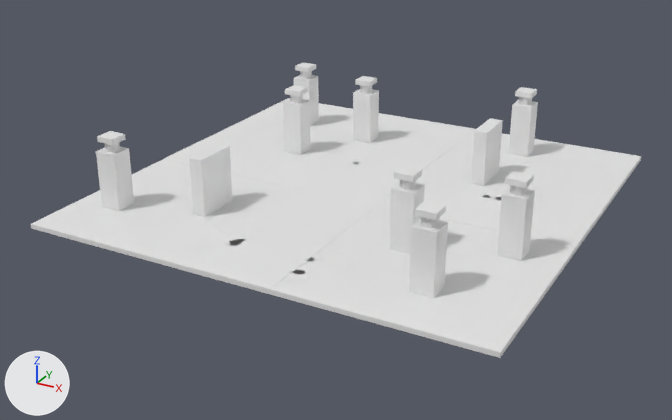
What one commit did to the FBX model Assets/Art/Models/SH10_L08_Floor.fbx.
Rendered twice from a camera (50 mm lens) standing at (17.5, -34.2, 15.7) and looking at (-0.6, -1.4, -0.7). Every picture has the same lights, and +X, +Y and +Z are marked at lower left. The first picture is the older version.

Names of what the first picture shows: 'SH10_L08_Floor', 'SH10_L08_Floor_Blockers', 'SH10_L08_Floor_Obstacles'.
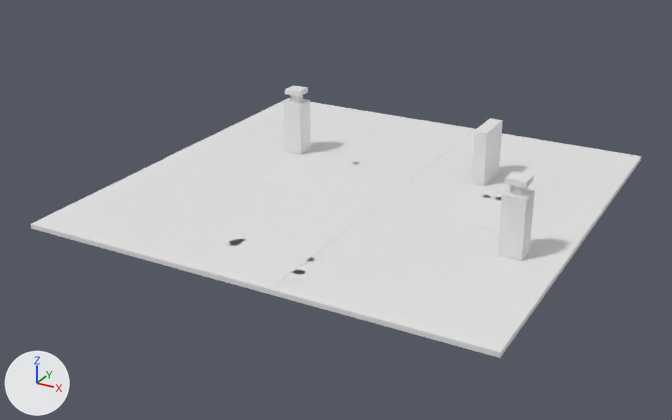
What the commit changed:
me_cube_398 is used by ob_sh10_l08_floor_blockers; location (0.0, 0.0, 0.0).
me_cube_398 had 80 vertices, 60 faces and spanned x -8.6..8.5, y -7.8..8.2, z 0.0..2.5.
me_cube_398 now has 24 vertices, 18 faces and spans x -5.5..8.5, y -3.6..4.7, z 0.0..2.5.
me_cube_398 part 2: 7 loose pieces with 56 vertices, spanning x -8.6..6.8, y -7.8..8.2, z 0.0..2.5, are deleted.
me_cube_396 is used by ob_sh10_l08_floor_obstacles; location (0.0, 0.0, 0.0).
me_cube_396 had 384 vertices, 264 faces and spanned x -8.6..8.5, y -7.8..8.2, z 0.0..3.1.
me_cube_396 now has 120 vertices, 84 faces and spans x -5.5..8.5, y -3.6..4.6, z 0.0..3.1.
me_cube_396 part 1: 24 loose pieces with 264 vertices, spanning x -8.6..6.8, y -7.8..8.2, z 0.0..3.1, are deleted.

Pixel boxes [x1, y1, x2, y2] of what changed, in the pictures (672 x 420 px):
'SH10_L08_Floor_Blockers', reshaped (43% narrower, 27% shorter)
    before: [96, 75, 538, 298]
    after: [283, 99, 535, 261]
'SH10_L08_Floor_Obstacles', reshaped
    before: [97, 62, 537, 228]
    after: [285, 85, 534, 196]
part 1 of me_cube_396, deleted
    before: [97, 62, 537, 228]
part 2 of me_cube_398, deleted
    before: [96, 75, 538, 298]
